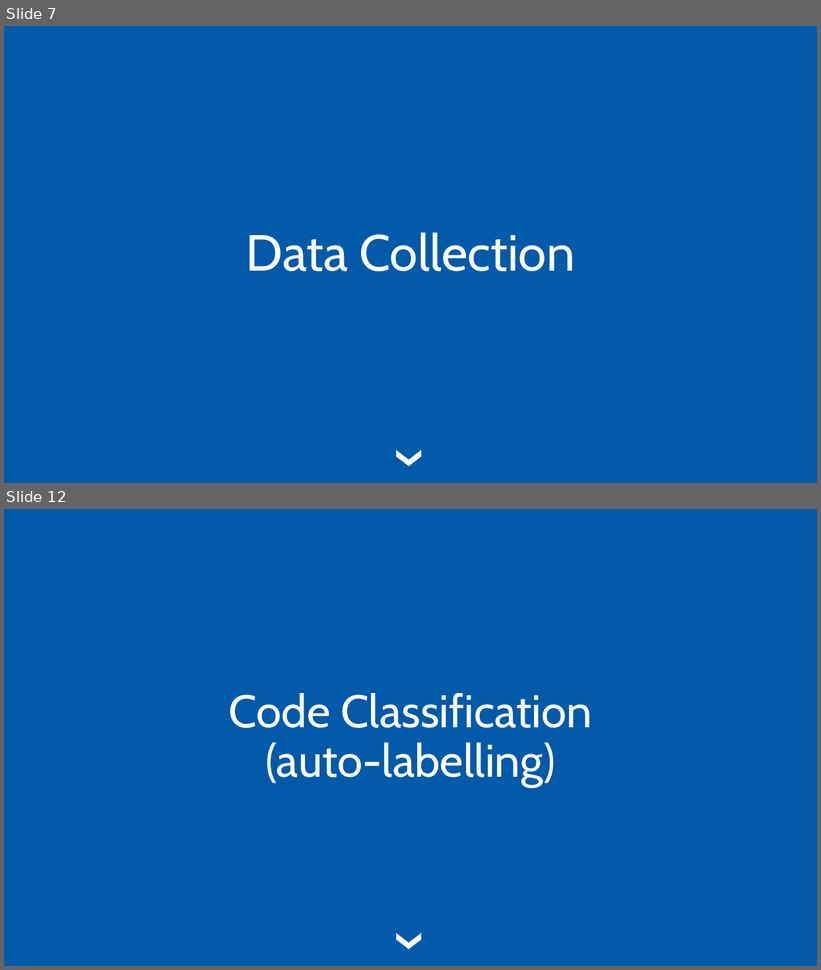
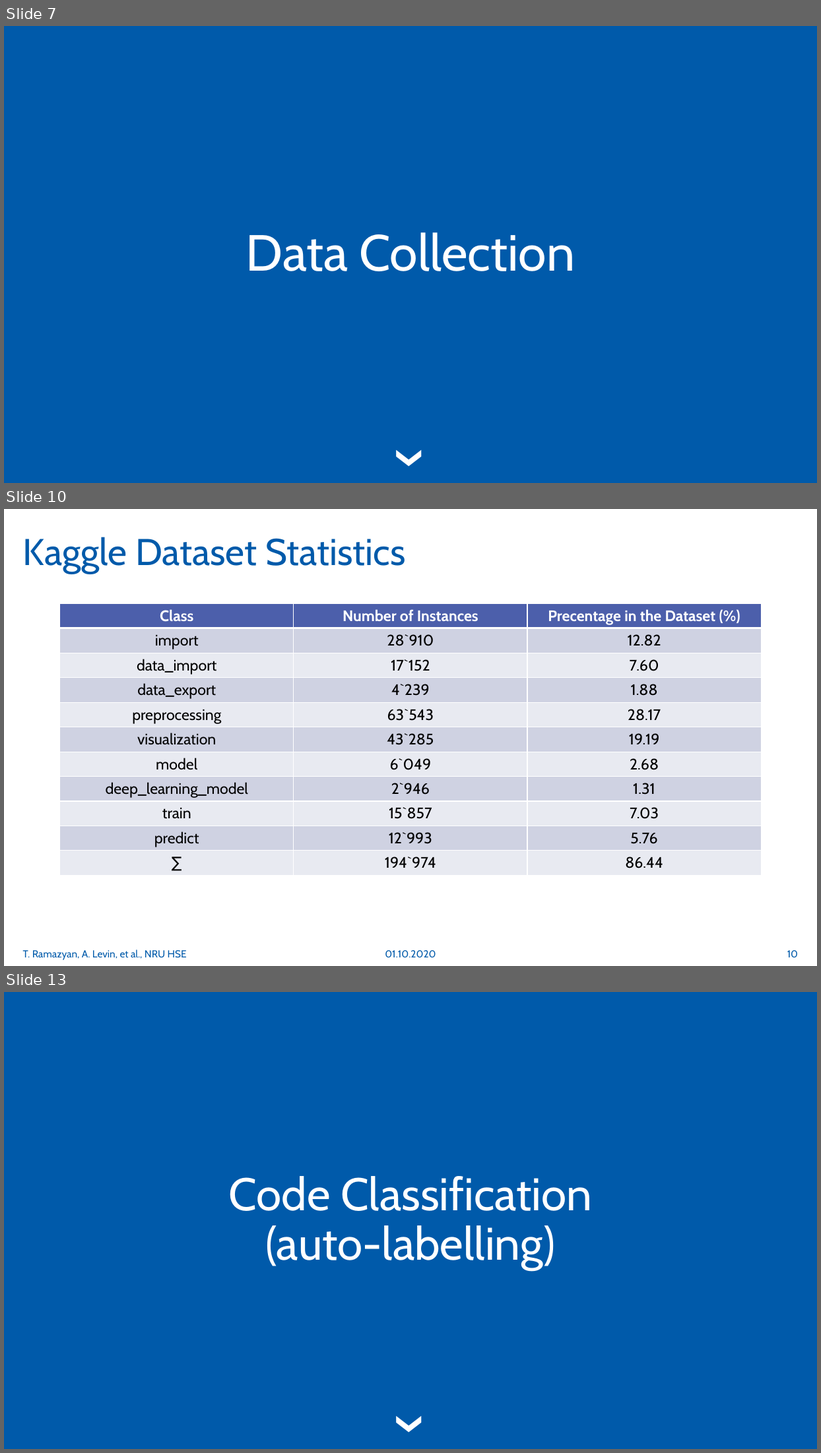
Before and after one commit to whatevernevermindbro/source_code_classification, a slide deck: nl2ml.pptx. Shown one above the other, each under a label of ours: slides 7 and 12 before the commit, slides 7, 10 and 13 after it; the slides between them are not shown. The pictures are 821x970 and 821x1453 pixels, drawn with LibreOffice and Linux fonts; fonts in the diff are those of the drawing. Boxes give left, top, right and bottom in pixels: in the first picture for what was removed or moved away, otherwise in the second. Text is boxed around its words. In the diff, an @@ line names an element or a change of style, - is before the commit and + after.

```diff
--- a/nl2ml.pptx
+++ b/nl2ml.pptx
@@ slide 10 added at (x1=4, y1=509, x2=817, y2=966), background #FFFFFF @@
@@ title added at (x1=23, y1=537, x2=406, y2=574), 44 pt, text #005AAA @@
+Kaggle Dataset Statistics
@@ table added at (x1=60, y1=603, x2=761, y2=875), 11 rows, 3 columns @@
+Class | Number of Instances | Precentage in the Dataset (%)
+import | 28`910 | 12.82
+data_import | 17`152 | 7.60
+data_export | 4`239 | 1.88
+preprocessing | 63`543 | 28.17
+visualization | 43`285 | 19.19
+model | 6`049 | 2.68
+deep_learning_model | 2`946 | 1.31
+train | 15`857 | 7.03
+predict | 12`993 | 5.76
+∑ | 194`974 | 86.44
@@ text added at (x1=23, y1=950, x2=187, y2=960), 12 pt, text #005AAA @@
+T. Ramazyan, A. Levin, et al., NRU HSE
@@ text added at (x1=385, y1=951, x2=436, y2=958), 12 pt, text #005AAA @@
+01.10.2020
@@ page number added at (x1=787, y1=951, x2=798, y2=958), 12 pt, text #005AAA @@
+10
@@ what was slide 12 is now slide 13 @@
```
Also in this commit, not shown: 15 slides changed.
